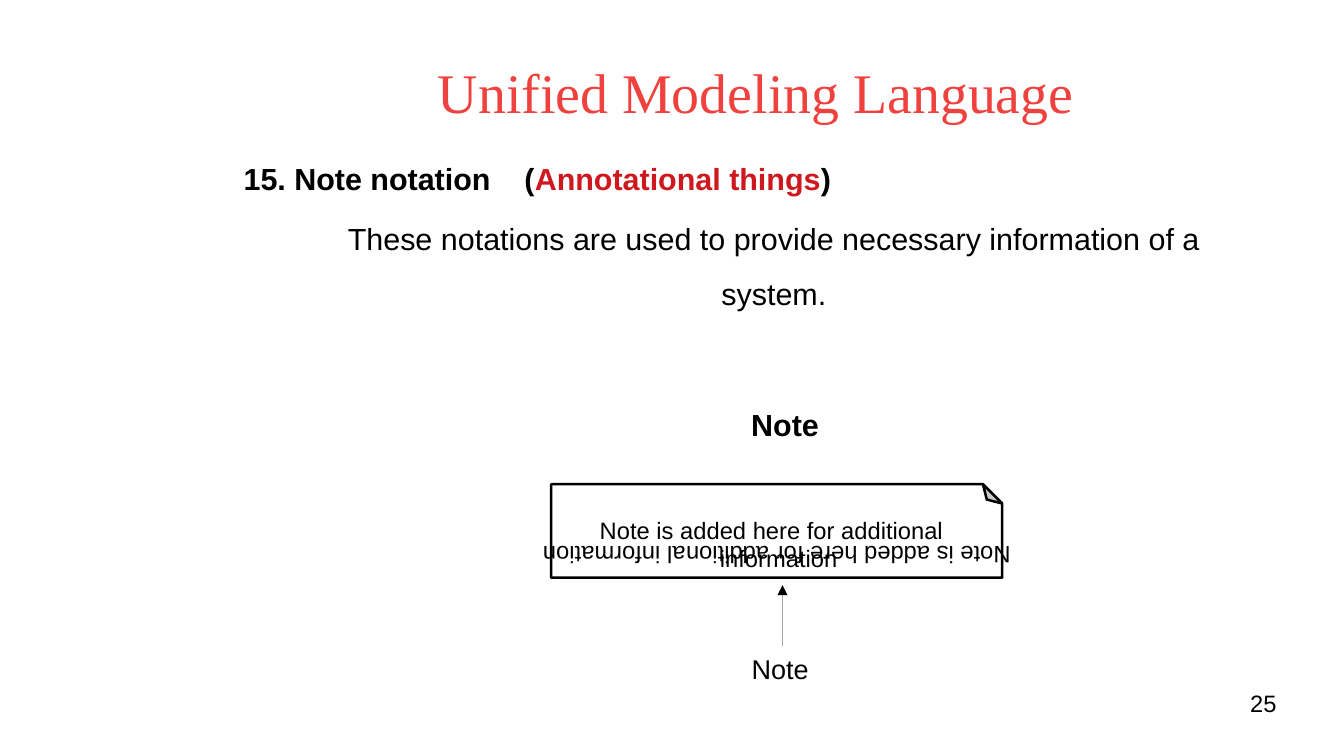
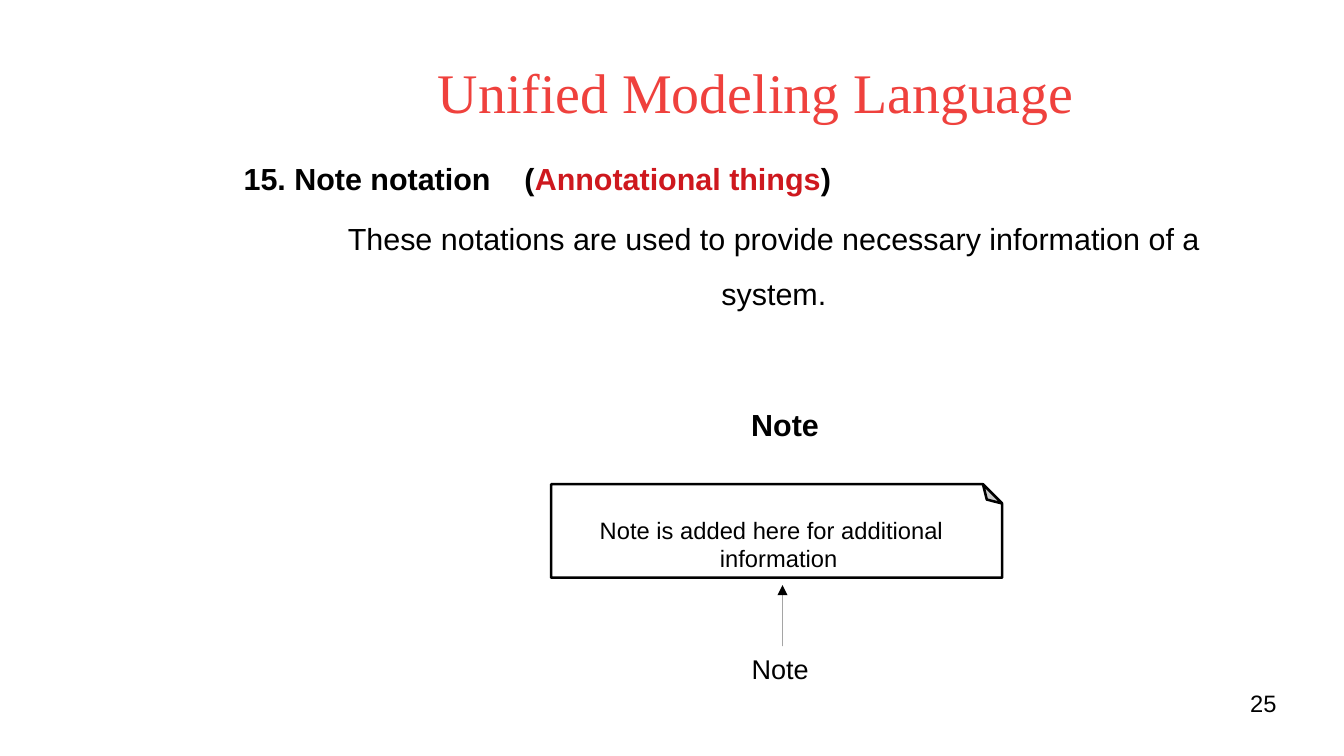
Before and after one commit to voducman/new, a slide deck: slide 25 of UML Presents.odp. Drawn at 1344x756 pixels with LibreOffice and Linux fonts; fonts in the diff are those of the drawing; background and template pictures are left out. Boxes give left, top, right and bottom in pixels: in the first picture for what was removed or moved away, otherwise in the second. Text is boxed around its words. In the diff, an @@ line names an element or a change of style, - is before the commit and + after.

```diff
--- a/UML Presents.odp
+++ b/UML Presents.odp
@@ text in folded corner at <box>543,544,1011,568</box>: text removed @@
-Note is added here for additional information
```
Also in this commit, not shown: 6 other slides changed, 5 slides added.
